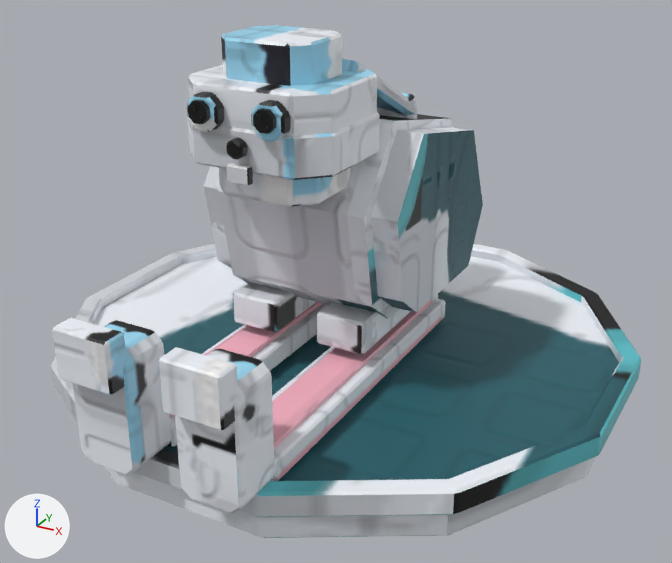
The FBX model assets/models/art/boss5/SkiEarHare.fbx: old version first, new version second.
Before and after are seen from a camera (50 mm lens) standing at (2.29, -4.28, 2.68) and looking at (0.1, -0.3, 0.69). Every picture has the same lights, and +X, +Y and +Z are marked at lower left. The picture after the commit comes second.

Script lines for the objects in view, before the commit:
```python
ob_art_skiearhare_body = bpy.data.objects.new('Art_SkiEarHare_Body', me_art_skiearhare_body)
ob_art_skiearhare_body.location = (0.0, 0.2, 0.92)
ob_art_skiearhare_earl = bpy.data.objects.new('Art_SkiEarHare_EarL', me_art_skiearhare_earl)
ob_art_skiearhare_earl.location = (0.18, -0.4, 1.85)
ob_art_skiearhare_earr = bpy.data.objects.new('Art_SkiEarHare_EarR', me_art_skiearhare_earr)
ob_art_skiearhare_earr.location = (-0.18, -0.4, 1.85)
ob_art_skiearhare_head = bpy.data.objects.new('Art_SkiEarHare_Head', me_art_skiearhare_head)
ob_art_skiearhare_head.location = (0.0, -0.4, 1.45)
ob_art_skiearhare_stand = bpy.data.objects.new('Art_SkiEarHare_Stand', me_art_skiearhare_stand)
ob_art_skiearhare_stand.location = (0.0, 0.0, 0.0)
```
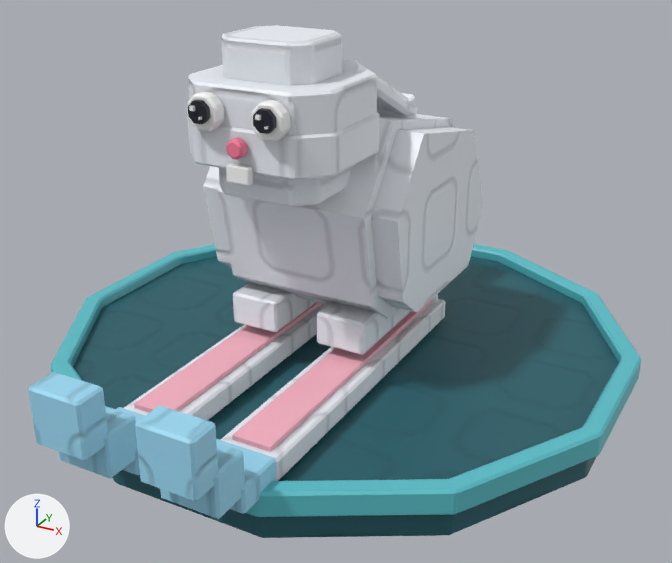
Boxes [x1, y1, x2, y2] around the edits, measured in the pictures (672 x 563 px; the box of a moved part takes in the faces that stretch with it):
'Art_SkiEarHare_EarL', reshaped (8% wider)
    before: [159, 59, 446, 513]
    after: [135, 59, 446, 519]
'Art_SkiEarHare_EarR', reshaped (9% wider)
    before: [52, 302, 329, 475]
    after: [28, 302, 329, 479]
part 1 of me_art_skiearhare_body, surface changed (lighter)
    both: [203, 114, 483, 355]
part 2 of me_art_skiearhare_earl, moved or reshaped
    before: [159, 347, 275, 513]
    after: [135, 405, 276, 519]
part 3 of me_art_skiearhare_earl, surface changed
    before: [159, 59, 443, 510]
    after: [135, 59, 443, 513]
part 4 of me_art_skiearhare_stand, surface changed (white to cyan)
    both: [51, 244, 636, 538]
part 5 of me_art_skiearhare_earr, moved or reshaped
    before: [52, 318, 171, 475]
    after: [28, 372, 145, 479]
part 6 of me_art_skiearhare_earr, surface changed
    before: [52, 302, 327, 475]
    after: [28, 302, 327, 474]
part 7 of me_art_skiearhare_head, surface changed (lighter)
    both: [187, 25, 379, 207]

Diff of the bpy script that builds the scene:
```diff
--- a/assets/models/art/boss5/SkiEarHare.fbx.py
+++ b/assets/models/art/boss5/SkiEarHare.fbx.py
@@ me_art_skiearhare_earl @@
 # used by ob_art_skiearhare_earl; location = (0.18, -0.4, 1.85)
-me_art_skiearhare_earl.from_pydata(...)  # 136 vertices, 120 faces; spans x -0.11..0.26, y -1.4..0.85, z -1.61..0.03
+me_art_skiearhare_earl.from_pydata(...)  # 136 vertices, 118 faces; spans x -0.11..0.26, y -1.58..0.85, z -1.61..0.03
+# me_art_skiearhare_earl part 2: 45 vertices moved from x -0.06..0.25, y -1.4..-1.05, z -1.61..-0.9 to x -0.06..0.26, y -1.58..-1.04, z -1.61..-1.09; 27 vertices removed from x -0.05..0.26, y -1.32..-1.05, z -1.6..-1.0; 27 vertices added at x -0.06..0.26, y -1.46..-1.04, z -1.61..-1.31
+# me_art_skiearhare_earl part 3: 70 kept faces spanning x -0.11..0.26, y -1.58..0.85, z -1.61..0.03 get new texture (UV) coordinates
 me_art_skiearhare_earl.materials.append(mat_art_skiearhare)
@@ me_art_skiearhare_earr @@
 # used by ob_art_skiearhare_earr; location = (-0.18, -0.4, 1.85)
-me_art_skiearhare_earr.from_pydata(...)  # 136 vertices, 120 faces; spans x -0.26..0.11, y -1.4..0.85, z -1.61..0.03
+me_art_skiearhare_earr.from_pydata(...)  # 136 vertices, 118 faces; spans x -0.26..0.11, y -1.58..0.85, z -1.61..0.03
+# me_art_skiearhare_earr part 5: 45 vertices moved from x -0.26..0.05, y -1.4..-1.05, z -1.61..-0.9 to x -0.26..0.06, y -1.58..-1.04, z -1.61..-1.09; 27 vertices removed from x -0.25..0.06, y -1.32..-1.05, z -1.6..-1.0; 27 vertices added at x -0.26..0.06, y -1.46..-1.04, z -1.61..-1.31
+# me_art_skiearhare_earr part 6: 68 kept faces spanning x -0.26..0.11, y -1.58..0.85, z -1.61..0.03 get new texture (UV) coordinates
 me_art_skiearhare_earr.materials.append(mat_art_skiearhare)
@@ me_art_skiearhare_stand @@
 me_art_skiearhare_stand.from_pydata(...)  # 216 vertices, 194 faces; spans x -1.59..1.59, y -1.59..1.59, z 0.0..0.28
 # used by ob_art_skiearhare_stand; location = (0.0, 0.0, 0.0)
+# me_art_skiearhare_stand part 4: texture (UV) coordinates of 173 of 194 faces, centred in x -1.59..1.59, y -1.59..1.59, z 0.0..0.28, changed; they spanned u 0.07..0.82, v 0.2..0.81 and now span u 0.0..0.75, v 0.0..0.75
 me_art_skiearhare_stand.materials.append(mat_art_skiearhare)
@@ me_art_skiearhare_head @@
 me_art_skiearhare_head.from_pydata(...)  # 388 vertices, 342 faces; spans x -0.395..0.395, y -0.67..0.136, z -0.154..0.568
 # used by ob_art_skiearhare_head; location = (0.0, -0.4, 1.45)
+# me_art_skiearhare_head part 7: texture (UV) coordinates of 342 of 342 faces, centred in x -0.395..0.395, y -0.67..0.136, z -0.154..0.568, changed; they spanned u 0.0..0.99, v 0.0..0.99 and now span u 0.0..0.98, v 0.16..0.96
 me_art_skiearhare_head.materials.append(mat_art_skiearhare)
@@ me_art_skiearhare_body @@
 me_art_skiearhare_body.from_pydata(...)  # 162 vertices, 140 faces; spans x -0.56..0.56, y -0.8..0.74, z -0.48..0.68
 # used by ob_art_skiearhare_body; location = (0.0, 0.2, 0.92)
+# me_art_skiearhare_body part 1: texture (UV) coordinates of 140 of 140 faces, centred in x -0.56..0.56, y -0.75..0.74, z -0.48..0.61, changed; they spanned u 0.0..0.97, v 0.0..0.98 and now span u 0.0..0.95, v 0.0..0.96
 me_art_skiearhare_body.materials.append(mat_art_skiearhare)
```
